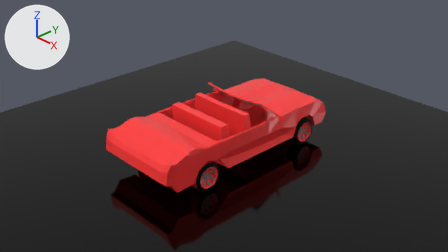
The Blender file Blender/BroomBroom4.blend as it was, and as the next commit left it.
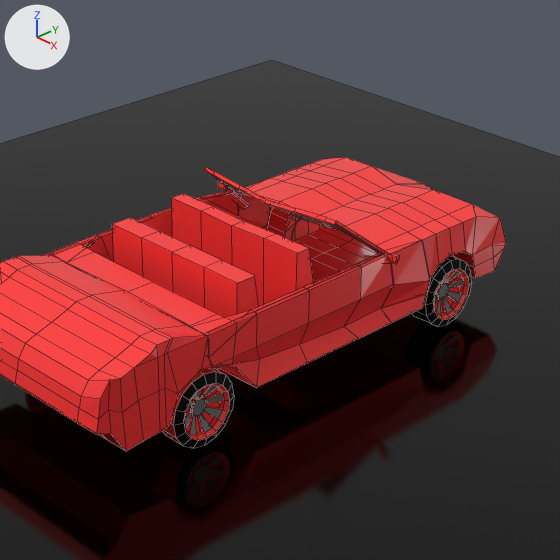
There are two pictures of each version: one from the file's camera 'Camera', one close up on the part from 29% to 77% of the width and 7% to 94% of the height. Arrows for +X, +Y and +Z are at upper left; the lights stay in place. The close-ups show mesh edges as thin lines.
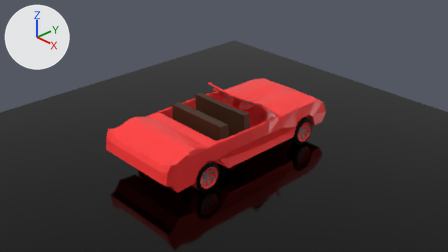
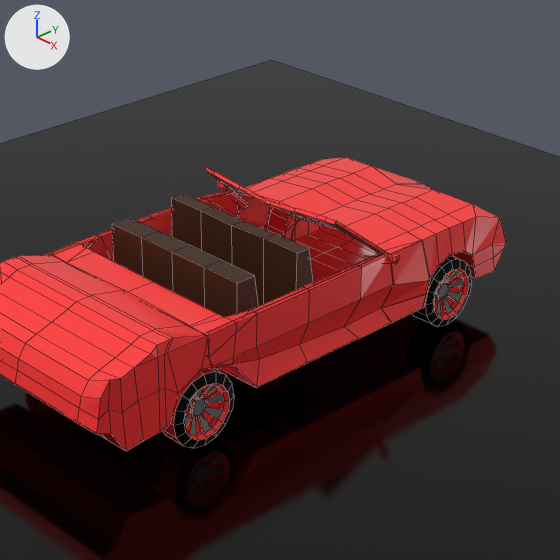
The change in detail:
Material 'Material.006' (mat_material_006) is new.
Its base color is (0.055, 0.0232, 0.0118) (brown #422a1c).
Its roughness is 0.319.
Its specular ior level is 0.213.
me_cube is used by ob_cube; location (0.0, 1.199, -0.073); scale (-0.273, -0.273, -0.273).
me_cube had 783 vertices, 747 faces and spanned x -3.32..0.0, y -2.72..11.66, z -2.2..1.91.
me_cube now has 787 vertices, 752 faces and spans x -3.32..0.0, y -2.72..11.66, z -2.2..1.91.
Part 1, on me_cube:
3 faces are deleted.
4 vertices are added at (-3.02, 0.62, 0.6), (-3.02, 0.72, 0.97), (-3.02, 1.96, 0.97), (-2.74, 2.1, 0.6).
8 new faces join them, mat_material (red #ff3a3a).
me_cube part 2: 14 faces spanning x -2.33..0.0, y 3.93..6.8, z -1.72..1.0 switch from mat_material (red #ff3a3a) to mat_material_006 (brown #422a1c).

What differs and where, as boxes (x1, y1, x2, y2) in the close-ups (560 x 560 px):
part 1 of me_cube, built on: before (218, 225, 426, 387); after (218, 225, 427, 387)
part 2 of me_cube, recoloured: (112, 193, 313, 317) in both
